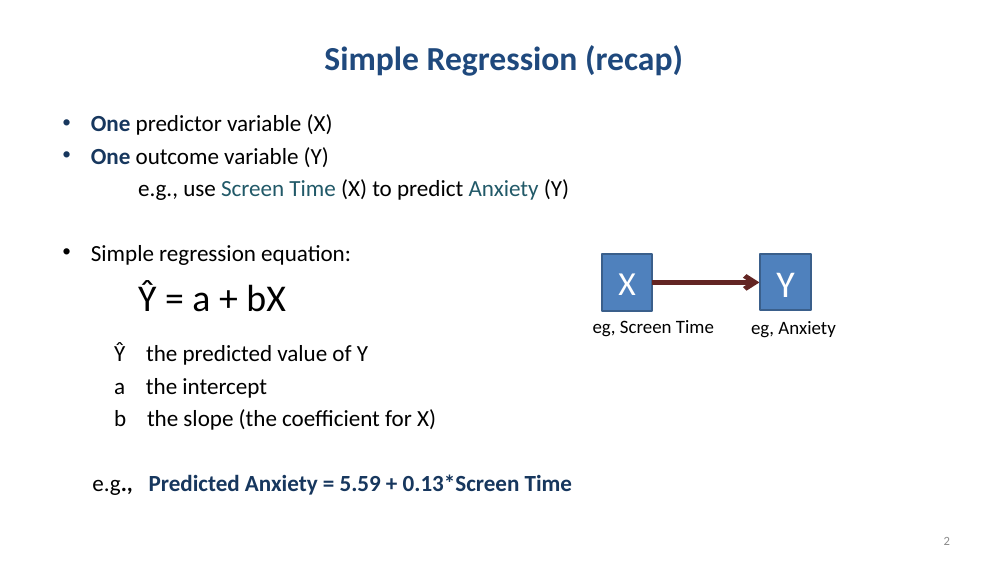
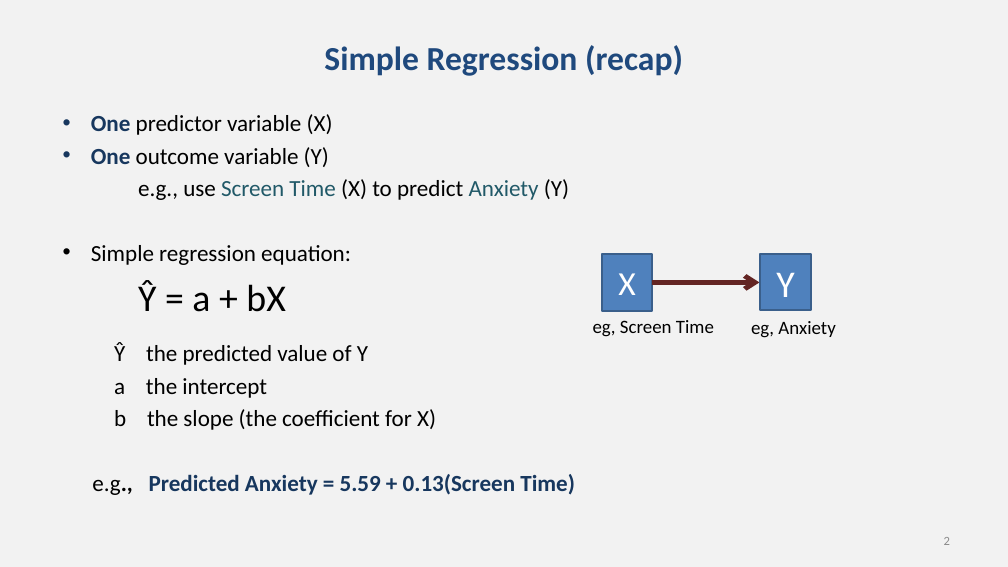
Before and after one commit to chrisjberry/datafluencyCB, a slide deck: slide 2 of docs/slides/PSYC753_L2_MultipleRegression1.pptx. Drawn at 1008x567 pixels with LibreOffice and Linux fonts; fonts in the diff are those of the drawing. Boxes give left, top, right and bottom in pixels: in the first picture for what was removed or moved away, otherwise in the second. Text is boxed around its words. In the diff, an @@ line names an element or a change of style, - is before the commit and + after.

```diff
--- a/docs/slides/PSYC753_L2_MultipleRegression1.pptx
+++ b/docs/slides/PSYC753_L2_MultipleRegression1.pptx
@@ background #FFFFFF to #F2F2F2 @@
@@ text at (92, 474, 575, 495): text changed @@
-e.g., Predicted Anxiety = 5.59 + 0.13*Screen Time
+e.g., Predicted Anxiety = 5.59 + 0.13(Screen Time)
```
Also in this commit, not shown: 19 other slides changed, 1 slide added, 1 other file.
